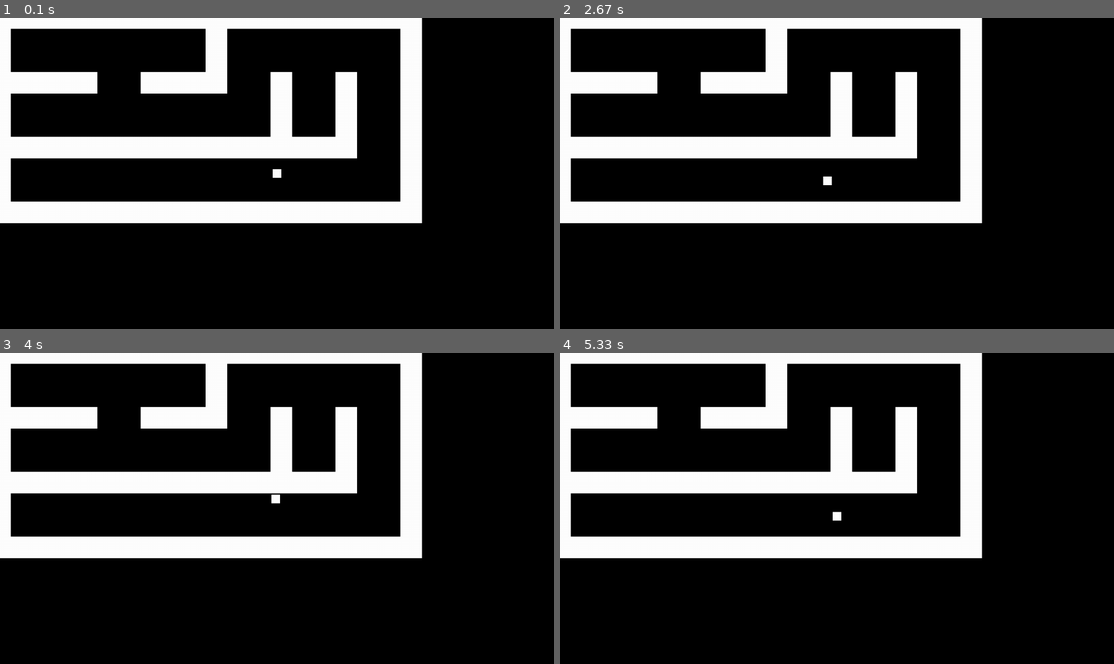
Above: before the commit, frames 1-4 (two rows, left to right).
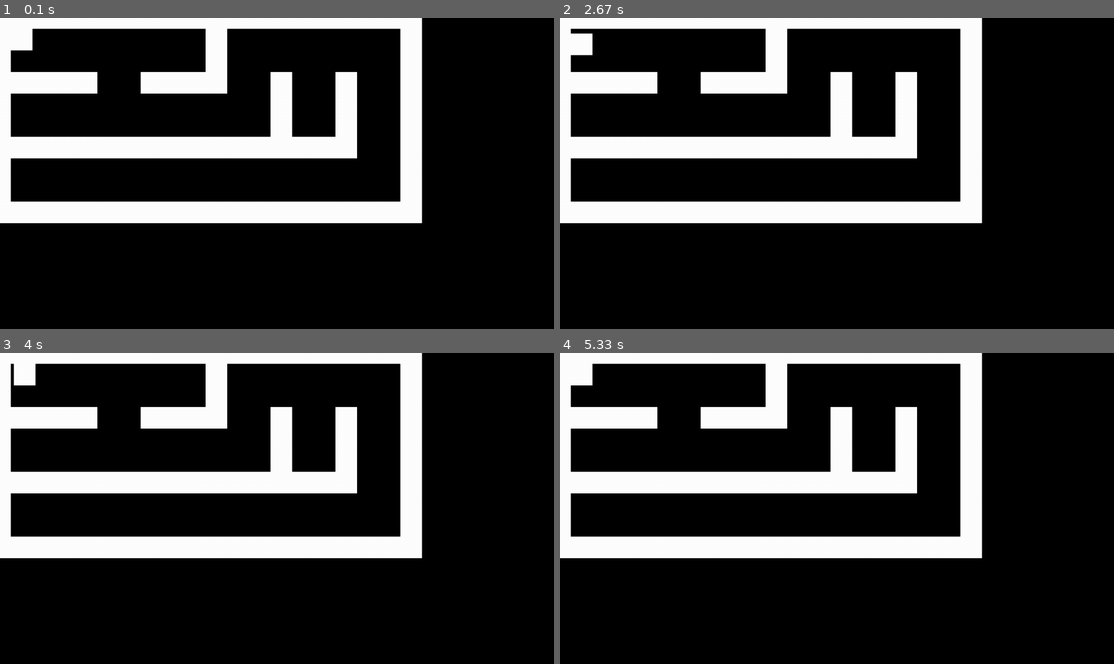
Above: after the commit, the same moments.

Repository: YousefIbrahimkhil/pygame
Game: pygame game, started from game.py
Same seed, same stepped clock (60 frames per second), same inputs: the game is played once before the commit and once after it.
Inputs:
- Up to frame 1 (0.1 s): no input
- Up to frame 2 (2.67 s): hold W 0.83-1.3 s; hold D 1.33-1.8 s; hold A 1.83-2.37 s; hold S from 2.4 s (still down)
- Up to frame 3 (4 s): release S at 2.7 s; hold A 2.73-3.13 s; hold W 3.17-3.53 s; hold D from 3.57 s (still down)
- Up to frame 4 (5.33 s): release D at 4.2 s; hold S 4.23-4.6 s

The runs differ from the first frame. In frame 1, 0.3% of the frame differs, in the area x 1-51%, y 3-52%; in frame 2, 0.3%; in frame 3, 0.3%, in the area x 2-51%, y 3-49%; in frame 4, 0.3%.

Commit message:
Starting Point

Diff:
--- a/game.py
+++ b/game.py
@@ -10,19 +10,32 @@
 size = 50
 direction = "right"
 level = []
+count = 0
+row = 0
+starting_x = 0
+starting_y = 0
 
 def rectangle(start_x, start_y, size):
     x = start_x-(size/2)
     y = start_y-(size/2)
     return pygame.Rect(x, y, size, size)
 
-rect_pos = rectangle(screen.get_width() / 2, (screen.get_height() / 2) + 100, 100)
-player_pos = rectangle(screen.get_width() / 2, screen.get_height() / 2, 20)
-
 with Image.open("level-0.png") as im:
     (width, height) = (im.width, im.height)
     pixels = list(im.getdata())
 
+for x in pixels:
+    if x == (168, 230, 29, 255):
+        starting_x = count * size
+        starting_y = row * size
+    count += 1
+    if count > width - 1:
+        count = 0
+        row += 1
+
+print(starting_x)
+print(starting_y)
+player_pos = rectangle(starting_x, starting_y, size)
 
 while running:
     for event in pygame.event.get():
@@ -80,8 +93,9 @@
     speed += 1
 
     if collide:
-        player_pos = rectangle(screen.get_width() / 2, screen.get_height() / 2, 20)
+        player_pos = rectangle(starting_x, starting_y, size)
         speed = 10
+        direction = "right"
 
 
     pygame.display.flip()
